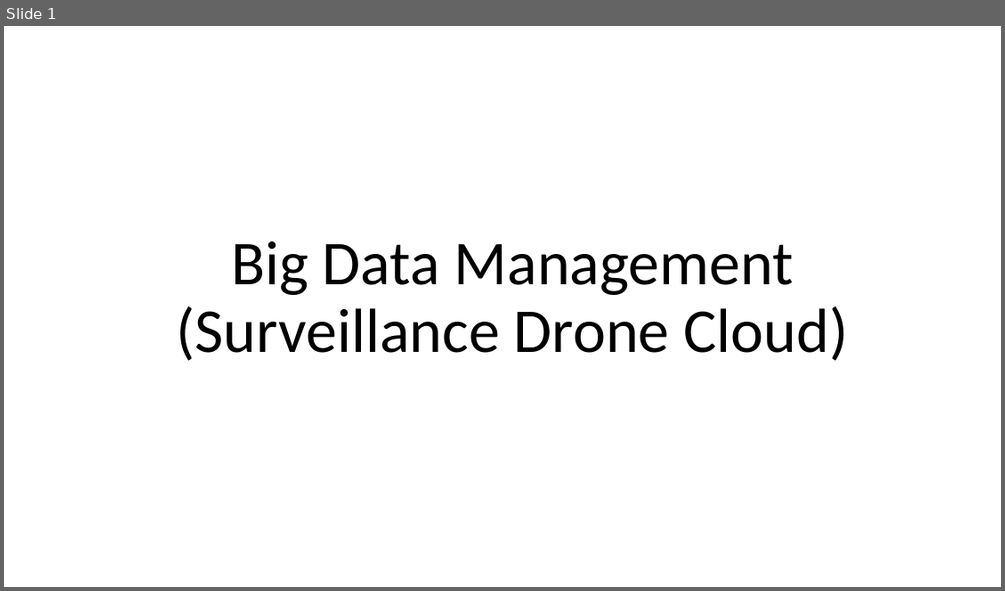
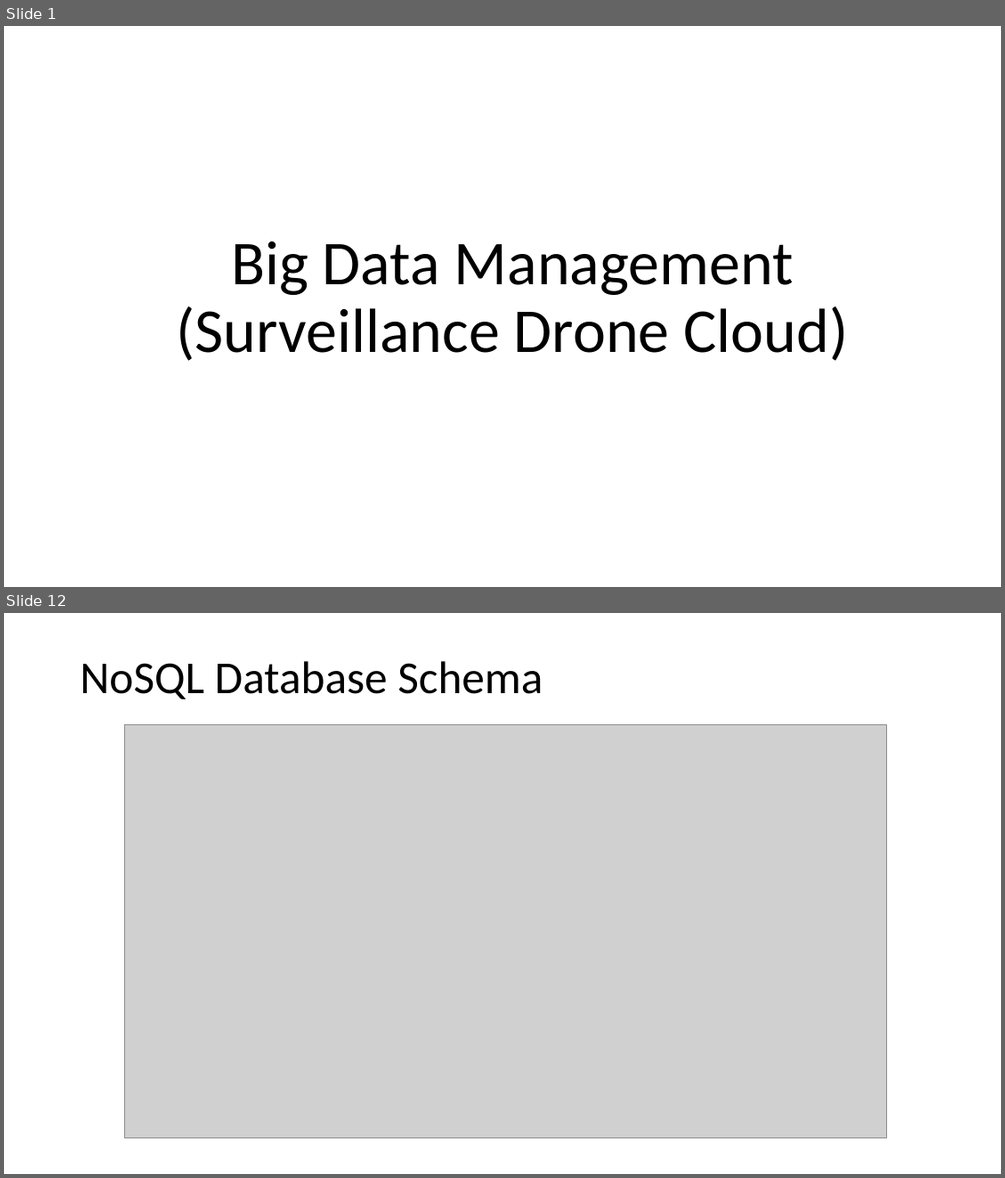
Before and after one commit to chriscwang/droneServiceCloud-1, a slide deck: weeklyMeetingsandDocuments/Big Data Management.pptx. Shown one above the other, each under a label of ours: slide 1 before the commit, slides 1 and 12 after it; the slides between them are not shown. The pictures are 1005x591 and 1005x1178 pixels, drawn with LibreOffice and Linux fonts; fonts in the diff are those of the drawing; grey boxes stand for pictures. Boxes give left, top, right and bottom in pixels: in the first picture for what was removed or moved away, otherwise in the second. Text is boxed around its words. In the diff, an @@ line names an element or a change of style, - is before the commit and + after.

```diff
--- a/weeklyMeetingsandDocuments/Big Data Management.pptx
+++ b/weeklyMeetingsandDocuments/Big Data Management.pptx
@@ slide 12 added at [4,613,1001,1174], background #FFFFFF @@
@@ title added at [80,661,542,699], 44 pt, text #000000 @@
+NoSQL Database Schema
@@ picture added at [124,725,886,1139] @@
```
Also in this commit, not shown: 3 slides changed, 9 other slides added, 1 slide removed.
